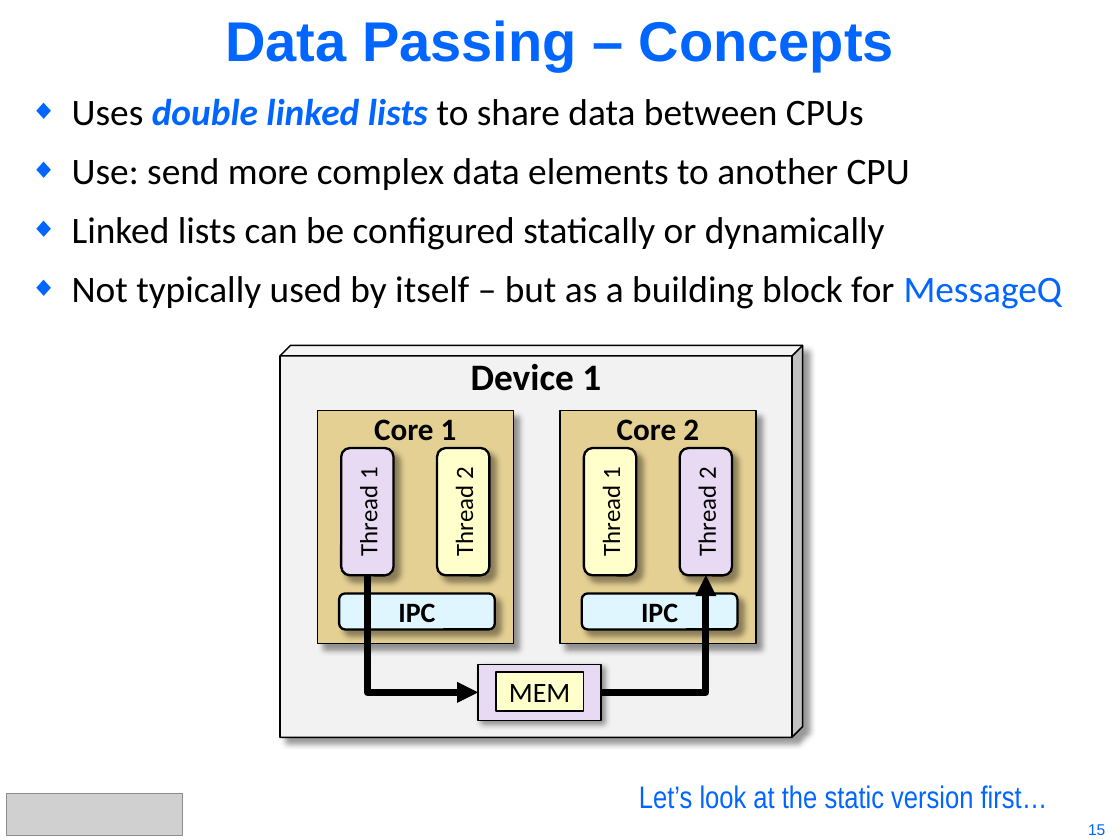
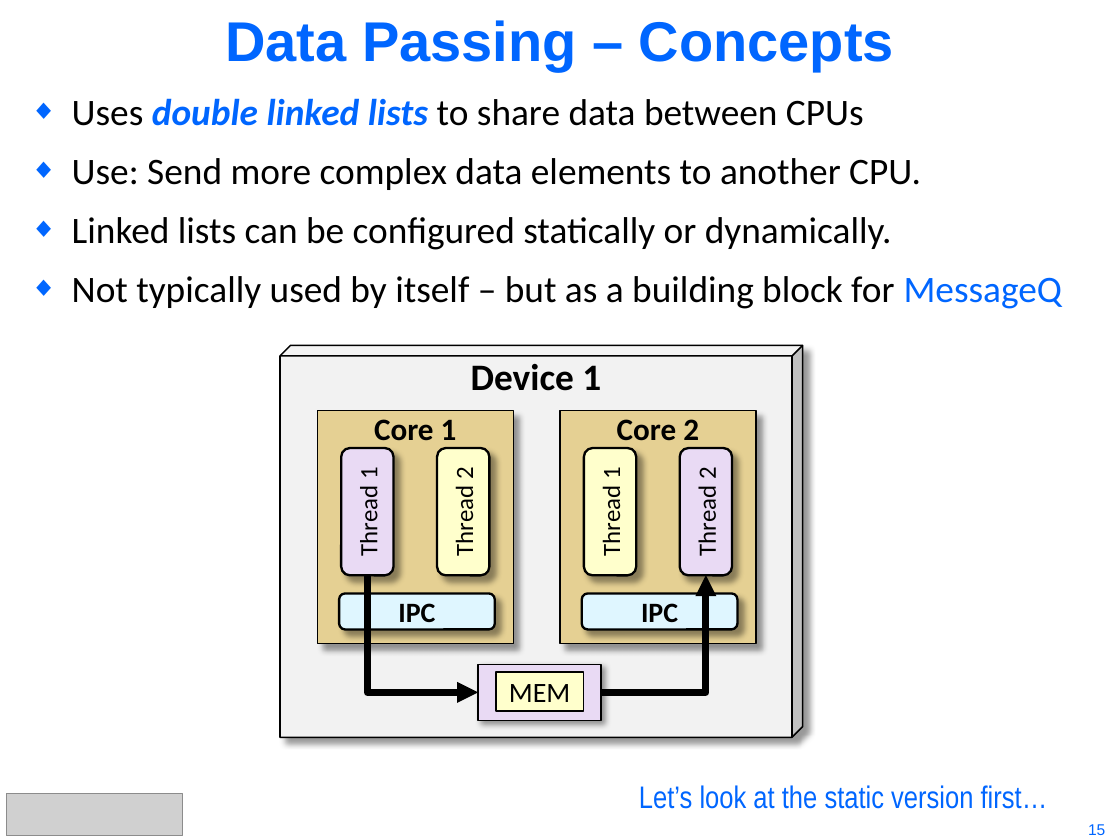
Before and after one commit to hari1989/keystone-workshop, a slide deck: slide 15 of preliminary/KeyStone Intro to IPC.pptx. Drawn at 1120x840 pixels with LibreOffice and Linux fonts; fonts in the diff are those of the drawing; grey boxes stand for pictures. Boxes give left, top, right and bottom in pixels: in the first picture for what was removed or moved away, otherwise in the second. Text is boxed around its words. In the diff, an @@ line names an element or a change of style, - is before the commit and + after.

```diff
--- a/preliminary/KeyStone Intro to IPC.pptx
+++ b/preliminary/KeyStone Intro to IPC.pptx
@@ text at (72,158,921,250): text changed @@
-◆ Use: send more complex data elements to another CPU
-◆ Linked lists can be configured statically or dynamically
+◆ Use: Send more complex data elements to another CPU.
+◆ Linked lists can be configured statically or dynamically.
```
Also in this commit, not shown: 22 other slides changed.
